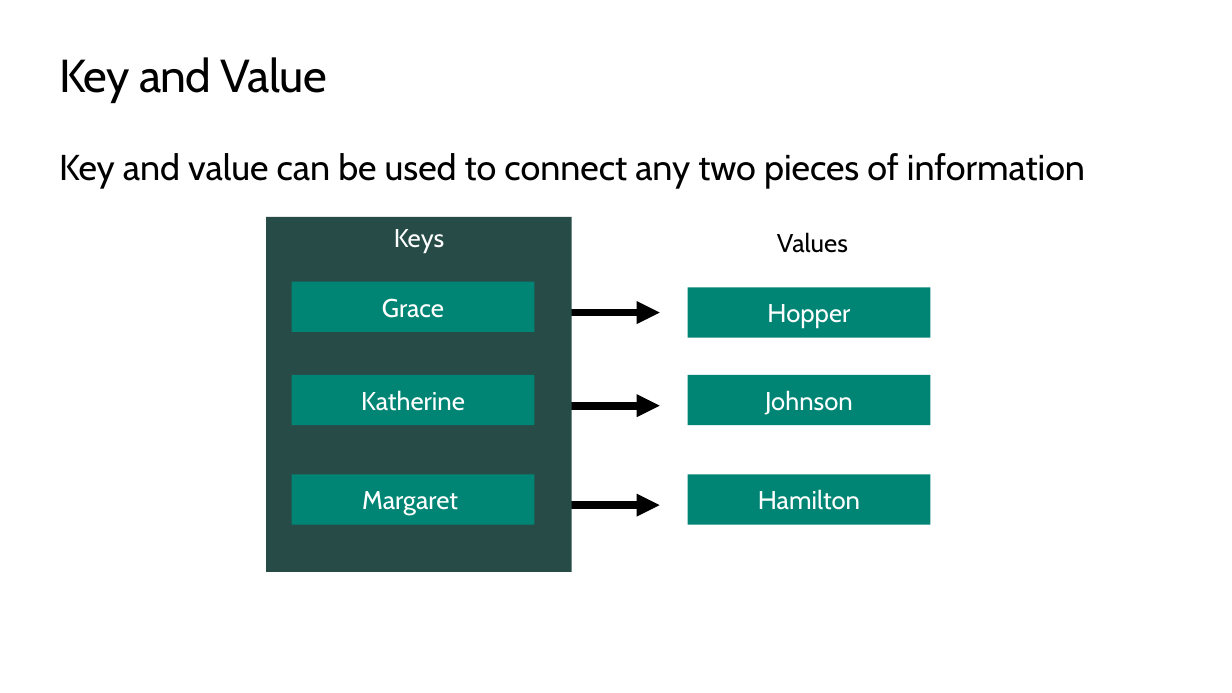
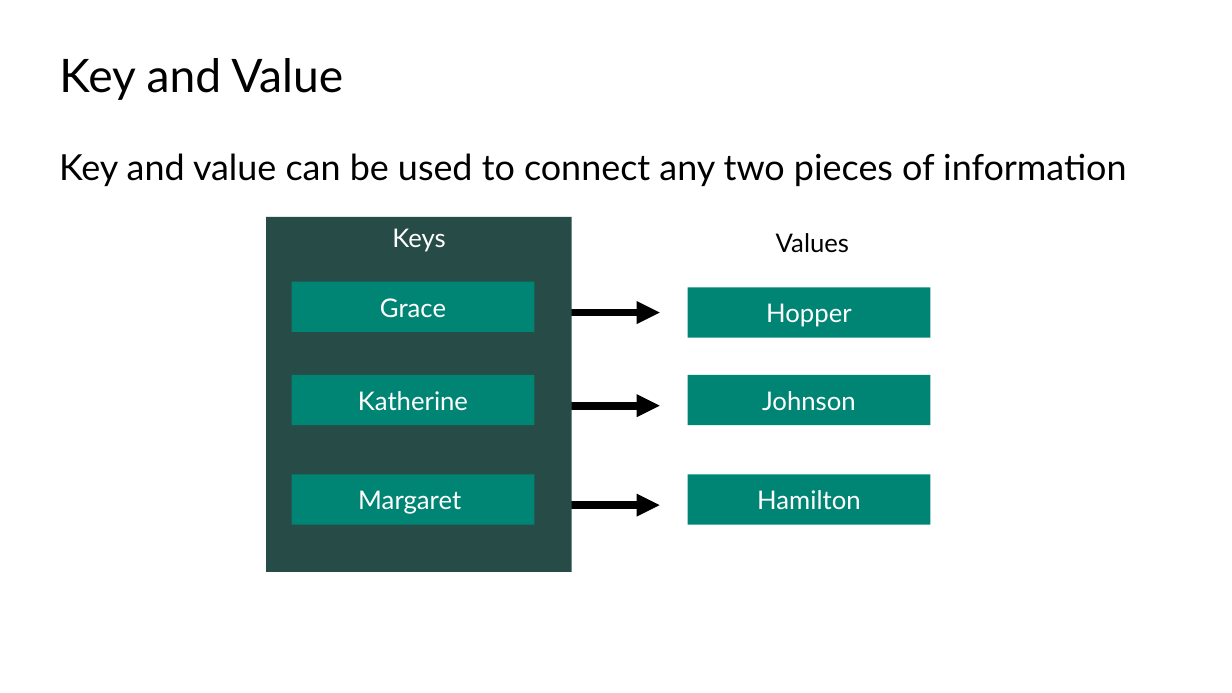
Before and after one commit to TEALSK12/2nd-semester-introduction-to-computer-science, a slide deck: slide 5 of units/6_unit/slidedecks/Intro Python 6.01 TEALS.pptx. Drawn at 1232x693 pixels with LibreOffice and Linux fonts; fonts in the diff are those of the drawing; background and template pictures are left out. Boxes give left, top, right and bottom in pixels: in the first picture for what was removed or moved away, otherwise in the second. Text is boxed around its words. In the diff, an @@ line names an element or a change of style, - is before the commit and + after.

```diff
--- a/units/6_unit/slidedecks/Intro Python 6.01 TEALS.pptx
+++ b/units/6_unit/slidedecks/Intro Python 6.01 TEALS.pptx
@@ title "Key and Value" at bbox=[59, 58, 343, 100]: font Cabin to Lato, letter spacing -0.5 to 0 pt @@
@@ text "Key and value can be ..." at bbox=[59, 153, 1126, 186]: font Cabin to Lato; less space between paragraphs @@
@@ font Cabin to Lato in 8 elements at bbox=[688, 287, 931, 337], bbox=[776, 233, 849, 253], bbox=[266, 217, 572, 572], bbox=[292, 282, 535, 332], bbox=[292, 375, 535, 425], bbox=[292, 474, 535, 524], bbox=[688, 375, 931, 425], bbox=[688, 474, 931, 524] @@
```
Also in this commit, not shown: 9 other slides changed, 21 other files.
